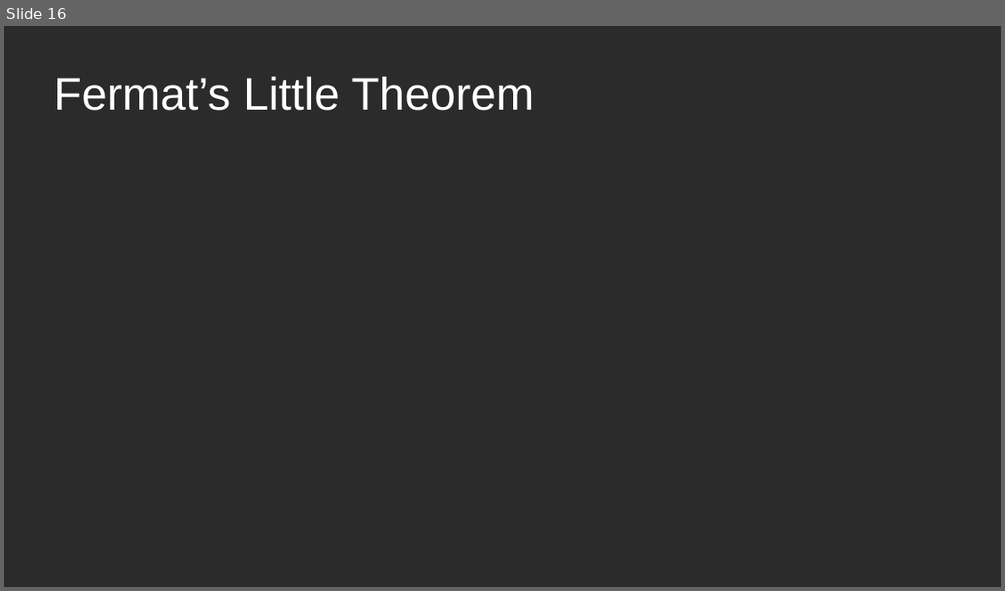
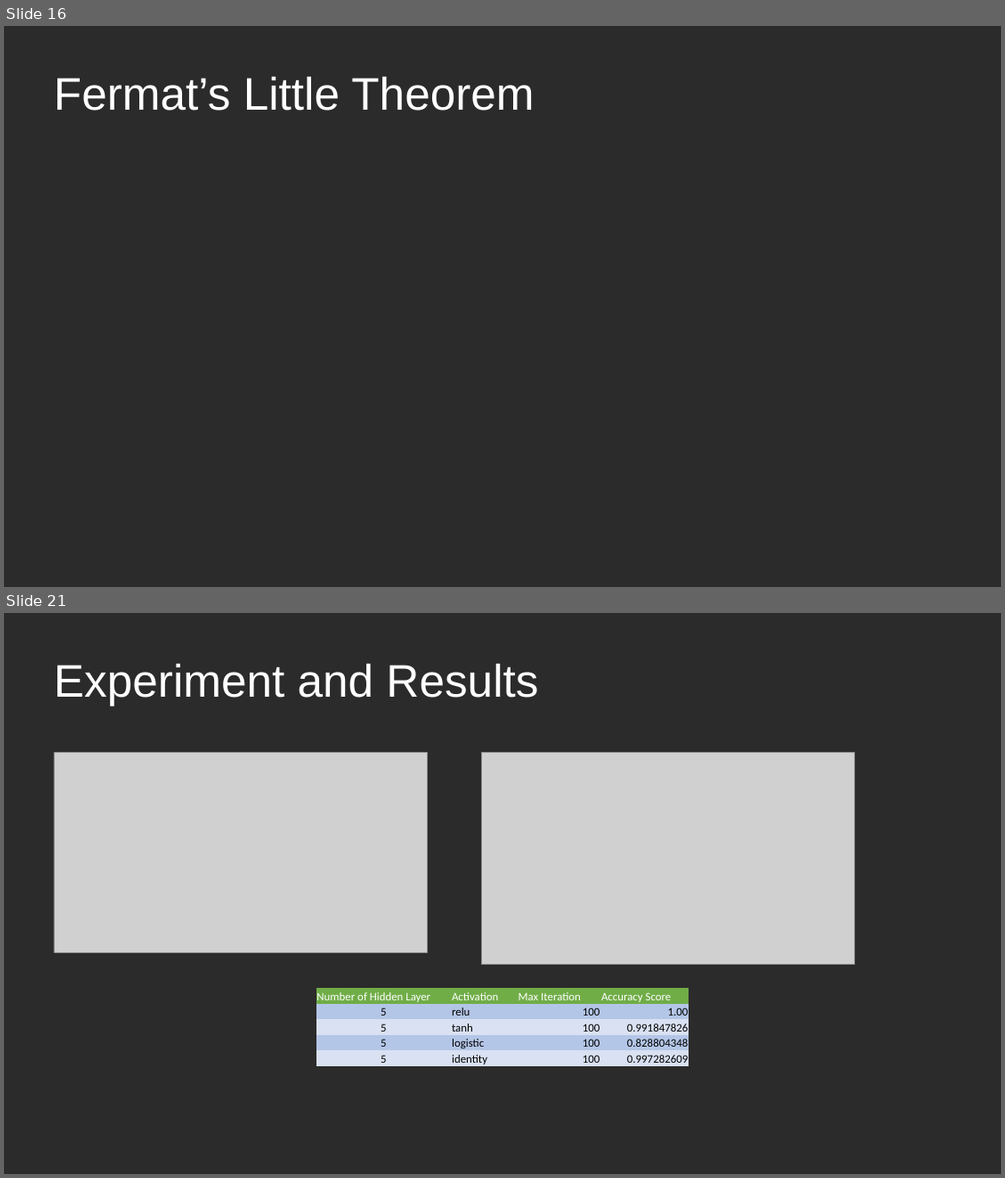
Before and after one commit to rohansaha/CSC-635-Data-Mining-, a slide deck: Classifying natural numbers.pptx. Shown one above the other, each under a label of ours: slide 16 before the commit, slides 16 and 21 after it; the slides between them are not shown. The pictures are 1005x591 and 1005x1178 pixels, drawn with LibreOffice and Linux fonts; fonts in the diff are those of the drawing; grey boxes stand for pictures; background and template pictures are left out; a plain dark background stands for a picture behind light text. Boxes give left, top, right and bottom in pixels: in the first picture for what was removed or moved away, otherwise in the second. Text is boxed around its words. In the diff, an @@ line names an element or a change of style, - is before the commit and + after.

```diff
--- a/Classifying natural numbers.pptx
+++ b/Classifying natural numbers.pptx
@@ slide 21 added at [4, 613, 1001, 1174], background picture (left out) @@
@@ title added at [54, 664, 538, 706], 44 pt, text #FFFFFF @@
+Experiment and Results
@@ picture added at [54, 753, 428, 952] @@
@@ picture added at [481, 753, 854, 965] @@
@@ table added at [316, 988, 689, 1068], 5 rows, 4 columns @@
+Number of Hidden Layer | Activation | Max Iteration | Accuracy Score
+5 | relu | 100 | 1.00
+5 | tanh | 100 | 0.991847826
+5 | logistic | 100 | 0.828804348
+5 | identity | 100 | 0.997282609
```
Also in this commit, not shown: 4 other slides added.
